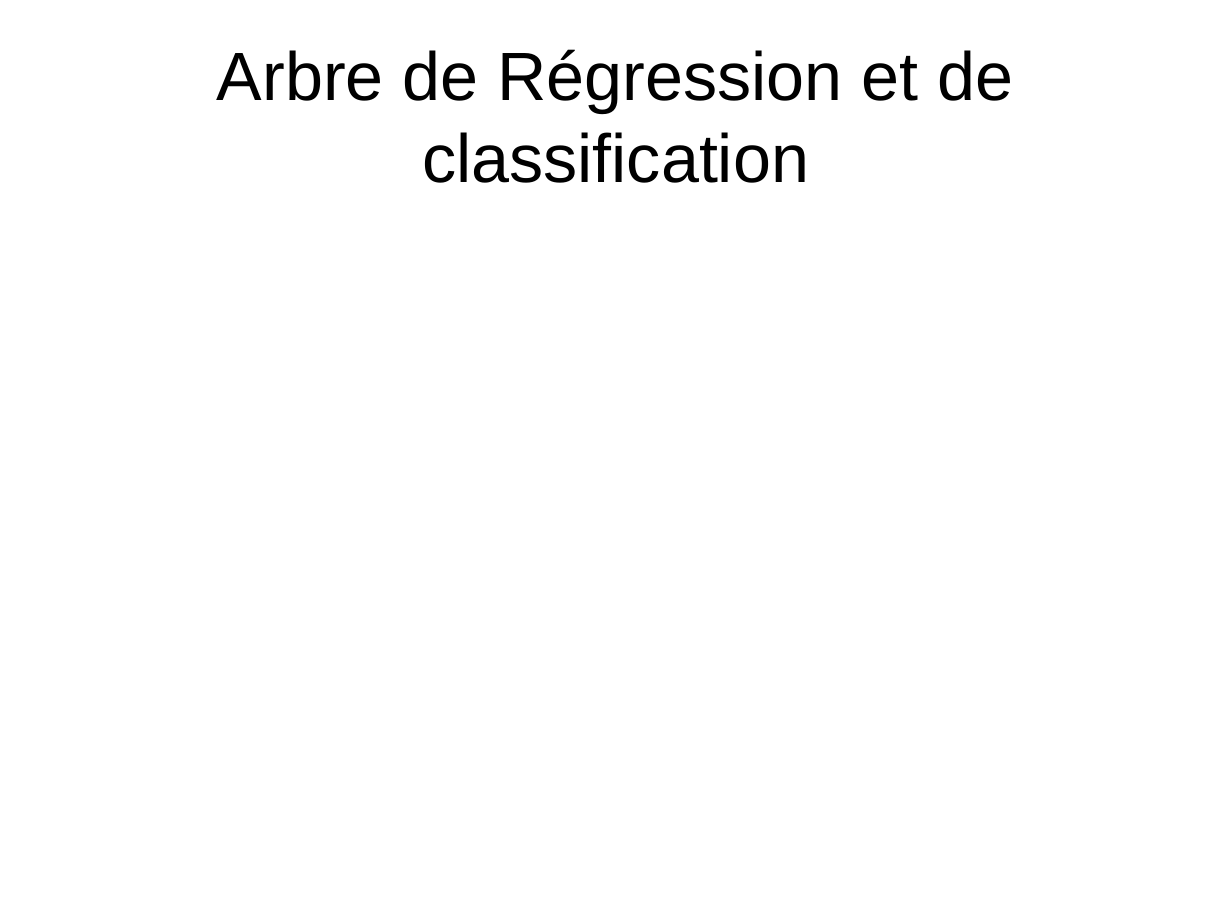
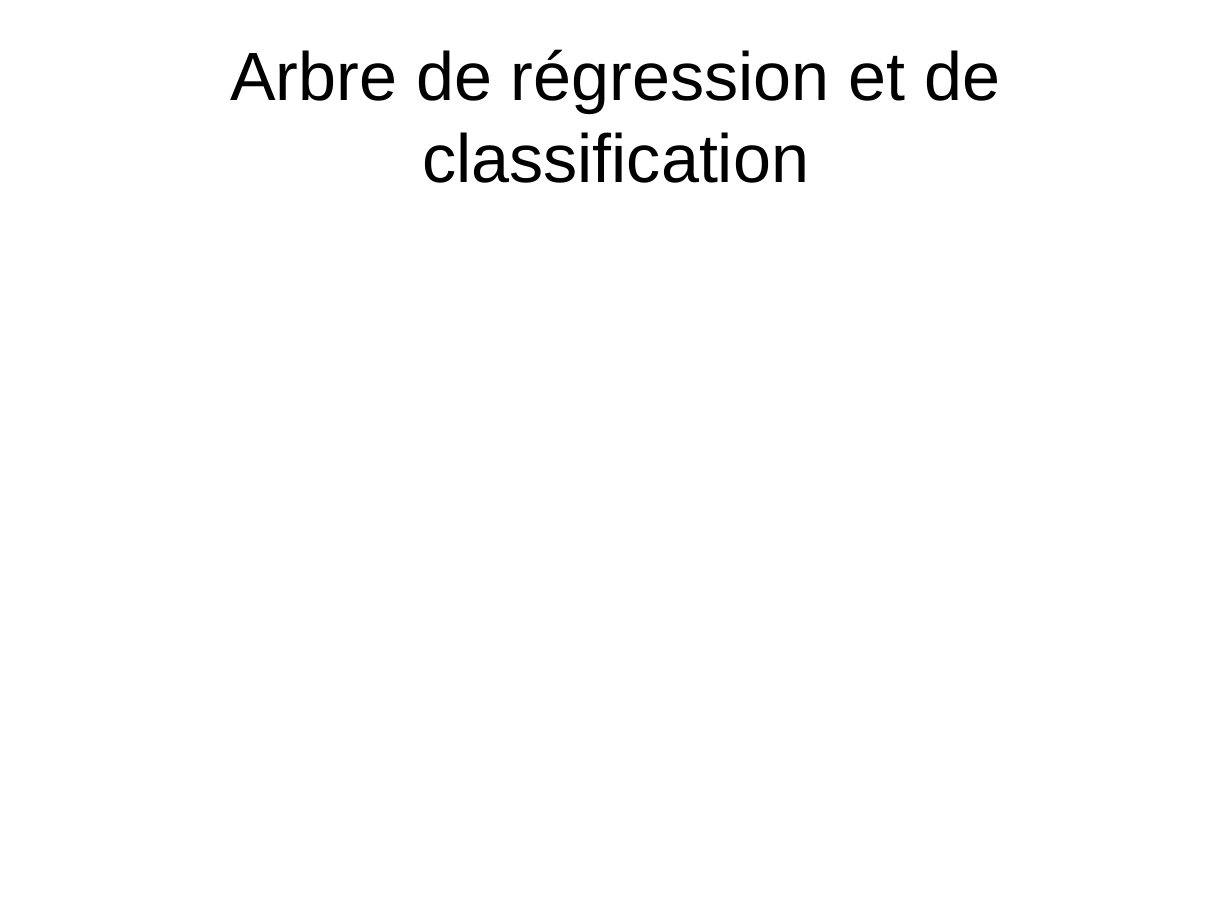
Before and after one commit to kad15/GBM, a slide deck: slide 14 of GBM_kad.odp. Drawn at 1232x924 pixels with LibreOffice and Linux fonts; fonts in the diff are those of the drawing; background and template pictures are left out. Boxes give left, top, right and bottom in pixels: in the first picture for what was removed or moved away, otherwise in the second. Text is boxed around its words. In the diff, an @@ line names an element or a change of style, - is before the commit and + after.

```diff
--- a/GBM_kad.odp
+++ b/GBM_kad.odp
@@ title at (x1=230, y1=49, x2=1000, y2=183): text changed @@
-Arbre de Régression et de classification
+Arbre de régression et de classification
```
Also in this commit, not shown: 1 other slide changed.
